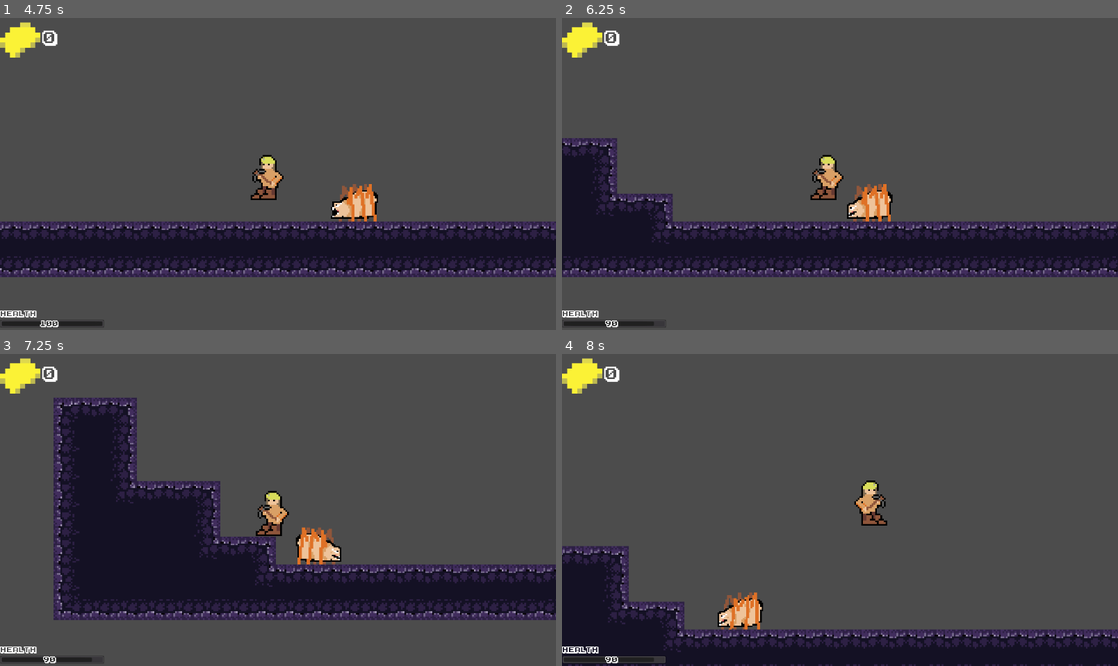
Above: before the commit, frames 1-4 (two rows, left to right).
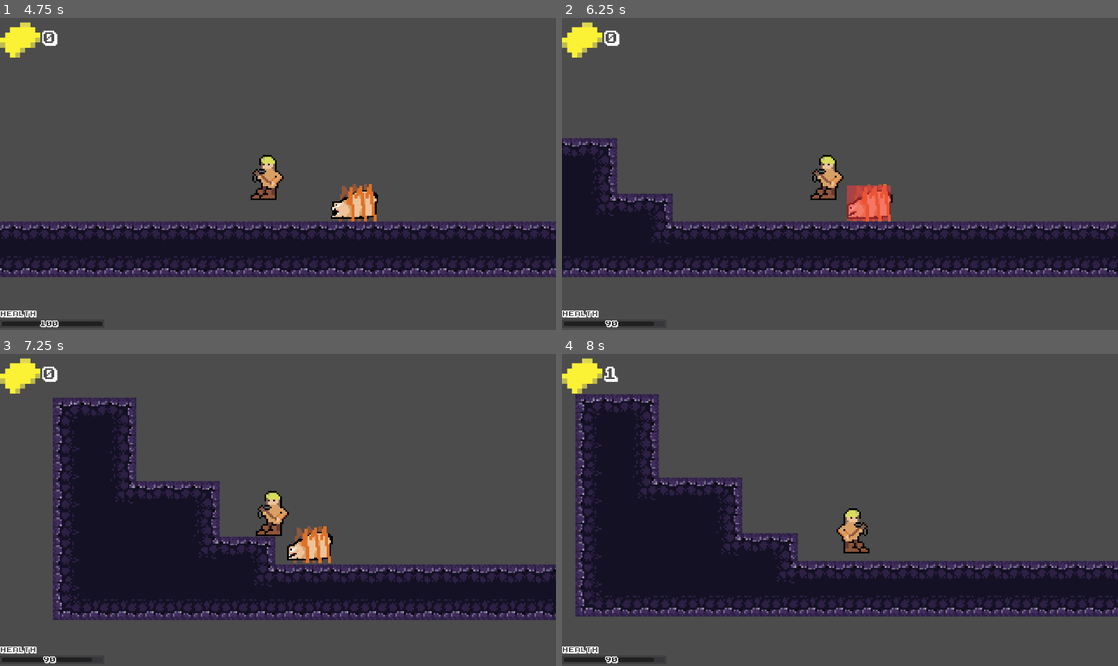
Above: after the commit, the same moments.

Repository: AuraDvin/MOAFB
Game: Godot game, scene res://Assets/Scenes/enemy_navigation.tscn
Same seed, same stepped clock (60 frames per second), same inputs: the game is played once before the commit and once after it. This scene is started directly instead of the project's main scene.
Inputs (mouse positions are in pixels of both pictures, inside the frame that each line leads up to):
- Up to frame 1 (4.75 s): tap Enter at 0.5 s; move the mouse to (400, 158) at 0.52 s; hold Space (mine, bound only before the commit) 0.53-1.28 s; hold D (move_right) 0.53-2.03 s; click (400, 158) at 0.67 s; tap W (move_up) at 0.77, 1.07, 1.52, 1.82, 2.3, 2.85, 3.02, 3.32, 3.77, 4.07, 4.52 s; tap Z at 0.8, 1.35, 3.8, 4.35 s; move the mouse to (166, 189) at 1.27 s; tap E at 1.55, 2.1, 4.55 s; move the mouse to (333, 105) at 2.02 s; hold A (move_left) 2.03-2.78 s; move the mouse to (250, 236) at 2.77 s; hold D (move_right) 2.78-4.28 s; click (250, 236) at 2.92 s; tap Space (mine, bound only before the commit) at 3.05 s; move the mouse to (444, 220) at 3.52 s; hold Space (mine, bound only before the commit) 3.53-4.28 s; tap M (action_Map, bound only after the commit) at 4.15 s; move the mouse to (111, 127) at 4.27 s; hold A (move_left) from 4.28 s (still down)
- Up to frame 2 (6.25 s): tap W (move_up) at 4.82, 5.3, 6.02 s; tap Escape at 4.9 s; move the mouse to (867, 174) at 5.02 s; release A (move_left) at 5.03 s; hold D (move_right) 5.03-5.78 s; tap J at 5.1 s; click (867, 174) at 5.17 s; move the mouse to (756, 96) at 5.77 s; hold A (move_left) from 5.78 s (still down); tap K at 5.85 s; tap Space (mine, bound only before the commit) at 6.05 s
- Up to frame 3 (7.25 s): keep holding A (move_left); tap W (move_up) at 6.32, 6.77, 7.07 s; move the mouse to (400, 494) at 6.52 s; tap E at 6.6 s; tap Z at 6.8 s
- Up to frame 4 (8 s): move the mouse to (728, 525) at 7.27 s; release A (move_left) at 7.28 s; hold D (move_right) from 7.28 s (still down); tap Space (mine, bound only before the commit) at 7.35 s; click (728, 525) at 7.42 s; tap W (move_up) at 7.52, 7.82 s; tap E at 7.55 s

Frame 1 is identical in both runs. In frame 2, 0.9% of the frame differs, in the area x 51-60%, y 53-66%; in frame 3, 2.1%; in frame 4, 43%, in the area x 0-100%, y 4-100%.

Commit message:
basic bug fixes and some optimizations

Diff:
--- a/Assets/Scenes/enemyTest.tscn
+++ /dev/null
@@ -1,26 +0,0 @@
-[gd_scene load_steps=4 format=2]
-
-[ext_resource path="res://Scripts/Enemy/enemy.tscn" type="PackedScene" id=1]
-[ext_resource path="res://Scripts/Player/Player.tscn" type="PackedScene" id=2]
-
-[sub_resource type="RectangleShape2D" id=1]
-extents = Vector2( 1000, 20 )
-
-[node name="EnemyTest" type="Node2D"]
-
-[node name="Player" parent="." instance=ExtResource( 2 )]
-position = Vector2( -1160, 125 )
-
-[node name="enemy" parent="." instance=ExtResource( 1 )]
-position = Vector2( 125, -305 )
-
-[node name="LevelCam" type="Camera2D" parent="."]
-position = Vector2( 8, 4 )
-current = true
-zoom = Vector2( 2.4, 2.4 )
-
-[node name="StaticBody2D" type="StaticBody2D" parent="."]
-position = Vector2( -329, 502 )
-
-[node name="CollisionShape2D" type="CollisionShape2D" parent="StaticBody2D"]
-shape = SubResource( 1 )
--- a/Assets/Scenes/enemy_navigation.tscn
+++ b/Assets/Scenes/enemy_navigation.tscn
@@ -1,12 +1,10 @@
-[gd_scene load_steps=5 format=2]
+[gd_scene load_steps=4 format=2]
 
 [ext_resource path="res://Scripts/Enemy/enemy.tscn" type="PackedScene" id=1]
 [ext_resource path="res://Scripts/Player/player.tscn" type="PackedScene" id=2]
 [ext_resource path="res://Assets/TileSet.tres" type="TileSet" id=3]
-[ext_resource path="res://Assets/Scenes/enemy_navigation.gd" type="Script" id=4]
 
-[node name="Node2D" type="Node2D"]
-script = ExtResource( 4 )
+[node name="Enemy navigation test" type="Node2D"]
 
 [node name="Player" parent="." instance=ExtResource( 2 )]
 position = Vector2( -827, 218 )
--- a/Assets/Scenes/mining.tscn
+++ b/Assets/Scenes/mining.tscn
@@ -18,38 +18,29 @@
 var door_texture = preload(\"res://Assets/door-Sheet.png\")
 
 onready var player = $Player
-onready var nav = $Navigation2D
+#onready var nav = $Navigation2D
 
-onready var map_cam = $Camera2D
-onready var map_cam_filter = $Camera2D/ColorRect
+onready var map_cam = $Player/MapCamera
+onready var map_cam_filter = $Player/MapCamera/MapFilter
 onready var player_cam = $Player/Camera2D
 onready var exit_door = load(\"res://Scripts/Door/door.tscn\")
 
 func _on_Timer_timeout():
-#	print(\"timer call\")
-#	get_tree().call_group(\"Enemy\", 'get_target_path', player.global_position)
 	return
 
-# TODO:
-# Player spawn on proper location
-# Enemy spawn on proper location
-
-
-
-
 func _input(_event):
-	if Input.is_action_just_released(\"Map\"):
+	if Input.is_action_just_released(\"action_Map\"):
 		map_cam.current = not map_cam.current
-		map_cam_filter.visible = not map_cam_filter.visible
+#		map_cam_filter.visible = not map_cam_filter.visible
 		if not map_cam.current:
 			player_cam.current = true
 
 
 func _ready():
-
 	var player_spawn = AutoLoad.spawnable_locations[0]
 	AutoLoad.spawnable_locations.remove(0)
 	spawn_player(player_spawn)
+	spawn_mob(player_spawn)
 	rng.randomize()
 
 	place_door()
@@ -105,18 +96,15 @@
 	get_tree().get_root().call_deferred(\"add_child\", door_instance)
 	door_instance.set_global_position(location)
 
-func _on_Area2D_body_entered(body):
-	var position = body.get_global_position()
-	position.y = -100
-	body.set_global_position(position)
+#func _on_Area2D_body_entered(body):
+#	var position = body.get_global_position()
+#	position.y = -100
+#	body.set_global_position(position)
 
 func _on_Player_left_level():
 	get_tree().get_root().get_node(\"Door\").queue_free()
 	get_tree().change_scene(\"res://Assets/Scenes/End Level.tscn\")
 "
-
-[sub_resource type="RectangleShape2D" id=3]
-extents = Vector2( 5453.13, 359 )
 
 [sub_resource type="ShaderMaterial" id=4]
 shader = ExtResource( 4 )
@@ -126,15 +114,40 @@
 shader_param/rf_switch_esque_blur = 0.571
 shader_param/white_noise_rate = 0.21
 
+[sub_resource type="RectangleShape2D" id=3]
+extents = Vector2( 5453.13, 359 )
+
 [node name="tempScene" type="Node2D"]
 script = SubResource( 2 )
 
 [node name="Player" parent="." instance=ExtResource( 1 )]
 
-[node name="Navigation2D" type="Navigation2D" parent="."]
+[node name="MapCamera" type="Camera2D" parent="Player"]
+light_mask = 3
+z_index = 2
+zoom = Vector2( 3, 3 )
+
+[node name="MapFilter" type="ColorRect" parent="Player/MapCamera"]
+visible = false
+light_mask = 2
+material = SubResource( 4 )
+margin_left = -6403.0
+margin_top = -3589.0
+margin_right = 6501.0
+margin_bottom = 3542.0
+
+[node name="Area2D" type="Area2D" parent="."]
+visible = false
+
+[node name="CollisionShape2D" type="CollisionShape2D" parent="Area2D"]
+position = Vector2( 162.875, 3198 )
+shape = SubResource( 3 )
+
+[node name="Timer" type="Timer" parent="."]
+autostart = true
+
+[node name="TileMap" type="TileMap" parent="." groups=["tilemap"]]
 scale = Vector2( 4, 4 )
-
-[node name="TileMap" type="TileMap" parent="Navigation2D" groups=["tilemap"]]
 z_index = 1
 tile_set = ExtResource( 2 )
 cell_size = Vector2( 16, 16 )
@@ -143,40 +156,16 @@
 bake_navigation = true
 format = 1
 
-[node name="caveGenerator" parent="Navigation2D/TileMap" instance=ExtResource( 3 )]
+[node name="caveGenerator" parent="TileMap" instance=ExtResource( 3 )]
 map_width = 200
 map_height = 200
 noise_treshold = 0.3
 
-[node name="Area2D" type="Area2D" parent="."]
-
-[node name="CollisionShape2D" type="CollisionShape2D" parent="Area2D"]
-position = Vector2( 162.875, 3198 )
-shape = SubResource( 3 )
-
-[node name="Timer" type="Timer" parent="."]
-autostart = true
-
-[node name="Camera2D" type="Camera2D" parent="."]
-light_mask = 3
-z_index = 2
-zoom = Vector2( 10, 10 )
-
-[node name="ColorRect" type="ColorRect" parent="Camera2D"]
-visible = false
-light_mask = 2
-material = SubResource( 4 )
-margin_left = -6403.0
-margin_top = -3589.0
-margin_right = 6501.0
-margin_bottom = 3542.0
-
-[connection signal="clear_area_around_player_spawn" from="." to="Navigation2D/TileMap/caveGenerator" method="_on_tempScene_clear_area_around_player_spawn"]
-[connection signal="cursor_visibility" from="Player" to="Navigation2D/TileMap/caveGenerator" method="_on_Player_cursor_visibility"]
+[connection signal="clear_area_around_player_spawn" from="." to="TileMap/caveGenerator" method="_on_tempScene_clear_area_around_player_spawn"]
+[connection signal="cursor_visibility" from="Player" to="TileMap/caveGenerator" method="_on_Player_cursor_visibility"]
 [connection signal="left_level" from="Player" to="." method="_on_Player_left_level"]
-[connection signal="mine_block" from="Player" to="Navigation2D/TileMap/caveGenerator" method="_on_Player_mine_block"]
-[connection signal="move_smart_cursor" from="Player" to="Navigation2D/TileMap/caveGenerator" method="_on_Player_move_smart_cursor"]
-[connection signal="finished_generating" from="Navigation2D/TileMap/caveGenerator" to="." method="_on_caveGenerator_finished_generating"]
-[connection signal="new_world_position_of_smart_cursor" from="Navigation2D/TileMap/caveGenerator" to="Player" method="_on_caveGenerator_new_world_position_of_smart_cursor"]
+[connection signal="mine_block" from="Player" to="TileMap/caveGenerator" method="_on_Player_mine_block"]
+[connection signal="move_smart_cursor" from="Player" to="TileMap/caveGenerator" method="_on_Player_move_smart_cursor"]
 [connection signal="body_entered" from="Area2D" to="." method="_on_Area2D_body_entered"]
 [connection signal="timeout" from="Timer" to="." method="_on_Timer_timeout"]
+[connection signal="new_world_position_of_smart_cursor" from="TileMap/caveGenerator" to="Player" method="_on_caveGenerator_new_world_position_of_smart_cursor"]
--- /dev/null
+++ b/Assets/Scenes/settings.gd
@@ -0,0 +1,132 @@
+extends Control
+
+onready var menu = $CanvasLayer/Menu
+onready var busy_screen = $CanvasLayer/PressButtonScreen
+
+const main_menu = "res://Assets/Scenes/Main_Menu_scene.tscn"
+const settings_menu = "res://Assets/Scenes/settings.tscn"
+
+var handle_input = false
+var focused_action = null
+var max_lenght = 0
+
+var inputs = [
+	"move_up",
+	"move_left",
+	"move_right",
+	"action_mine",
+	"action_Map"
+]
+
+func _ready():
+#	for i in inputs:
+#		if max_lenght < i.length():
+#			max_lenght = i.length()
+
+	for i in InputMap.get_actions():
+		if inputs.has(i):
+#			print(i)
+			var object = HBoxContainer.new()
+			var label = Label.new()
+			var key = Label.new()
+			var button = Button.new()
+
+			key.text = char(InputMap.get_action_list(i)[0].scancode)
+			if key.text == " ":
+				key.text = "Space"
+			key.rect_min_size.x = 70
+			key.rect_min_size.y = 24
+
+			label.text = i.replace("action", "").replace("_", " ").capitalize()
+			label.rect_min_size.x = 122
+			label.rect_min_size.y = 24
+
+			button.text = "Change"
+			button.rect_size.x = 122
+			button.rect_size.y = 24
+			button.connect("pressed", self, "test", [i, key.text, button])
+
+			object.add_child(label)
+			object.add_child(key)
+			object.add_child(button)
+			object.add_constant_override("separation", 100)
+
+			object.name = i
+
+			key.name = i + "_key"
+			label.name = i + "_label"
+			button.name = i + "_button"
+			menu.add_child(object)
+
+	for i in menu.get_children():
+		menu.move_child(i, inputs.find(i.name))
+
+func test(_text, keycode, button):
+	button.release_focus()
+	focused_action = button.get_parent()
+#	print(text, " ", keycode)
+	busy_screen.visible = true
+	handle_input = true
+
+
+func _input(event):
+	if not event is InputEventKey or not handle_input:
+		return
+
+#	print("moment")
+	var action = focused_action.name if not focused_action == null else ""
+
+#	print(action)
+
+	var character = event.scancode
+	if (character < KEY_A or character > KEY_Z) and (character != KEY_SPACE):
+#		print_debug(character, " ", char(character))
+		if character == KEY_ESCAPE:
+			handle_input = false
+			busy_screen.visible = false
+#			print("no action")
+#			print()
+			focused_action = null
+			return
+		else:
+			character = "invalid"
+	else:
+		if character != KEY_SPACE:
+			character = char(character)
+		else:
+			character = "Space"
+
+#	print(character)
+#	print()
+
+	if character == "invalid":
+#		print_debug("character is invalid")
+		return
+
+	for i in focused_action.get_children():
+		var object_thing = i.name.get_slice("_", 2)
+		if not object_thing == "key":
+			continue
+#		print(object_thing, " from: ", i.text, " to: ", character)
+
+		if i.text == character:
+			return
+
+		var string = i.name.get_slice("_", 0) + "_" + i.name.get_slice("_", 1)
+		var ev = InputEventKey.new()
+		ev.pressed = true
+		ev.set_scancode(event.scancode)
+
+#		print_debug(string)
+
+		InputMap.action_erase_events(string)
+		InputMap.action_add_event(string, ev)
+
+#		print_debug("reload")
+		get_tree().change_scene(settings_menu)
+
+	handle_input = false
+	busy_screen.visible = false
+
+func _on_Return_pressed():
+	get_tree().change_scene(main_menu)
--- /dev/null
+++ b/Assets/Scenes/settings.tscn
@@ -0,0 +1,86 @@
+[gd_scene load_steps=7 format=2]
+
+[ext_resource path="res://Assets/Scenes/settings.gd" type="Script" id=1]
+[ext_resource path="res://Scripts/Menu/MenuTheme.tres" type="Theme" id=2]
+[ext_resource path="res://Scripts/Menu/ka1.ttf" type="DynamicFontData" id=3]
+
+[sub_resource type="DynamicFont" id=1]
+size = 128
+font_data = ExtResource( 3 )
+
+[sub_resource type="DynamicFont" id=3]
+size = 81
+use_filter = true
+font_data = ExtResource( 3 )
+
+[sub_resource type="DynamicFont" id=2]
+size = 64
+use_filter = true
+font_data = ExtResource( 3 )
+
+[node name="settings" type="Control"]
+anchor_right = 1.0
+anchor_bottom = 1.0
+theme = ExtResource( 2 )
+script = ExtResource( 1 )
+
+[node name="ColorRect" type="ColorRect" parent="."]
+anchor_right = 1.0
+anchor_bottom = 1.0
+rect_min_size = Vector2( 1280, 720 )
+color = Color( 0.277667, 0.153, 0.34, 1 )
+
+[node name="Title" type="Label" parent="."]
+anchor_left = 0.5
+anchor_right = 0.5
+margin_left = -407.5
+margin_right = 407.5
+margin_bottom = 144.0
+custom_fonts/font = SubResource( 1 )
+text = "SETTINGS"
+uppercase = true
+
+[node name="CanvasLayer" type="CanvasLayer" parent="."]
+
+[node name="Menu" type="VBoxContainer" parent="CanvasLayer"]
+anchor_left = 0.5
+anchor_top = 0.5
+anchor_right = 0.5
+anchor_bottom = 0.5
+margin_left = -295.0
+margin_top = -89.0
+margin_right = 295.0
+margin_bottom = 277.0
+theme = ExtResource( 2 )
+
+[node name="PressButtonScreen" type="ColorRect" parent="CanvasLayer"]
+visible = false
+margin_right = 1283.0
+margin_bottom = 718.0
+color = Color( 0.0823529, 0.0235294, 0.105882, 0.815686 )
+
+[node name="Label" type="Label" parent="CanvasLayer/PressButtonScreen"]
+anchor_left = 0.5
+anchor_top = 0.5
+anchor_right = 0.5
+anchor_bottom = 0.5
+margin_left = -439.0
+margin_top = -60.0
+margin_right = 439.0
+margin_bottom = 60.0
+theme = ExtResource( 2 )
+custom_fonts/font = SubResource( 3 )
+text = "PRESS A KEY NOW"
+
+[node name="Return" type="Button" parent="."]
+anchor_left = 0.5
+anchor_top = 1.0
+anchor_right = 0.5
+anchor_bottom = 1.0
+margin_left = -221.5
+margin_top = -117.0
+margin_right = 221.5
+custom_fonts/font = SubResource( 2 )
+text = "Go back"
+
+[connection signal="pressed" from="Return" to="." method="_on_Return_pressed"]
--- a/Scripts/CaveGeneration/caveGenerator.gd
+++ b/Scripts/CaveGeneration/caveGenerator.gd
@@ -1,6 +1,6 @@
 extends Node
 
-signal finished_generating
+#signal finished_generating
 signal new_world_position_of_smart_cursor (new_position_of_cursor)
 #signal moment(x,y)
 
@@ -133,7 +133,7 @@
 	# 		gold_ore_moment.set_global_position(global)
 	# 		get_tree().get_root().call_deferred("add_child", gold_ore_moment)
 	# print_debug(moments)
-	emit_signal("finished_generating")
+#	emit_signal("finished_generating")
 
 # var moments = []
 
--- a/Scripts/Enemy/enemy.gd
+++ b/Scripts/Enemy/enemy.gd
@@ -1,6 +1,7 @@
 extends KinematicBody2D
 
 signal dealDamage(value)
+signal enemy_died
 
 const UP = Vector2(0, -1)
 const GRAVITY = 600.00
@@ -21,6 +22,7 @@
 var playerless = false
 var actual_position
 var climbing = false
+var health = 100
 
 onready var level_name = get_tree().get_current_scene().get_name()
 onready var player = get_tree().get_root().get_node_or_null("./" + level_name + "/Player")
@@ -33,6 +35,7 @@
 #	set_process(false)
 	actual_position = position
 	animation.play("walk")
+	player.connect("deal_damage_to_enemy", self, "take_damage")
 	#TODO: Navigation setup
 #
 func _process(_delta):
@@ -69,6 +72,7 @@
 			playerless = true
 		return
 
+#	if not climbing:
 	move_man += make_path()
 
 	if position_old == Vector2(0, 0):
@@ -83,10 +87,11 @@
 		move_man += applyGravity(delta)
 #		pass
 #	if move_man.x > 0 and position_old.x < 0 or move_man.x < 0 and position_old.x > 0 :
-	if not climbing and sign(move_man.x) != sign(position_old.x):
+#	if not climbing and sign(move_man.x) != sign(position_old.x):
+	if sign(move_man.x) != sign(position_old.x):
 		self.scale.x *= -1
-	elif climbing:
-		move_man.x *= sign(position_old.x)
+#	elif climbing:
+#		move_man.x *= sign(position_old.x)
 	position_old = move_man
 	move_man = move_and_slide(move_man, UP)
 
@@ -119,6 +124,16 @@
 		falling.y = MAXFALLSPD
 	return falling
 
+func take_damage(value):
+	health -= value
+#	print(health)
+	if health <= 0:
+		emit_signal("enemy_died")
+		self.queue_free()
+	$GotHit.visible = true
+	$GotHit/HideGotHit.start()
+
+
 
 func detect_wall():
 	return (wall_detect.is_colliding() and wall_detect.get_collider().is_in_group('tilemap'))
@@ -150,7 +165,7 @@
 	if not body.is_in_group('player'):
 #		$playerCollision.call_deferred('monitoring', false)
 		return
-	print_debug('this is a test :D')
+#	print_debug('this is a test :D')
 	hit()
 #
 #func _on_stopMoving_timeout():
@@ -174,7 +189,7 @@
 	$WaitBeforeHit.start()
 	$playerHitter.call_deferred('set_monitoring', false)
 	animation.play("walk")
-	print_debug("Dealt damage to player ... me thinks")
+#	print_debug("Dealt damage to player ... me thinks")
 
 func _on_WaitBeforeHit_timeout():
 	$playerCollision.call_deferred('set_monitoring', true)
@@ -242,3 +257,13 @@
 #	$AnimatedSprite.play("walk")
 
 # returns true if player is close enough
+
+
+
+
+
+
+
+
+func _on_HideGotHit_timeout():
+	$GotHit.visible = false
--- a/Scripts/Enemy/enemy.tscn
+++ b/Scripts/Enemy/enemy.tscn
@@ -157,15 +157,28 @@
 wait_time = 2.0
 one_shot = true
 
-[node name="wall" type="RayCast2D" parent="." groups=["Enemy"]]
+[node name="wall" type="RayCast2D" parent="."]
 position = Vector2( -44, 72 )
 rotation = 1.5708
 enabled = true
 
 [node name="NavigationAgent2D" type="NavigationAgent2D" parent="."]
 
+[node name="GotHit" type="ColorRect" parent="."]
+visible = false
+margin_left = -58.0
+margin_top = -11.0
+margin_right = 43.0
+margin_bottom = 71.0
+color = Color( 0.968627, 0.239216, 0.239216, 0.560784 )
+
+[node name="HideGotHit" type="Timer" parent="GotHit"]
+wait_time = 0.2
+one_shot = true
+
 [connection signal="body_entered" from="playerCollision" to="." method="_on_playerCollision_body_entered"]
 [connection signal="body_entered" from="playerHitter" to="." method="_on_playerHitter_body_entered"]
 [connection signal="timeout" from="stopMoving" to="." method="_on_stopMoving_timeout"]
 [connection signal="timeout" from="hit" to="." method="_on_hit_timeout"]
 [connection signal="timeout" from="WaitBeforeHit" to="." method="_on_WaitBeforeHit_timeout"]
+[connection signal="timeout" from="GotHit/HideGotHit" to="." method="_on_HideGotHit_timeout"]
--- a/Scripts/Menu/Menu.gd
+++ b/Scripts/Menu/Menu.gd
@@ -42,11 +42,13 @@
 	get_tree().quit()
 
 func _on_Options_Button_pressed():
-	$Main.visible = false
-	$GameTitle.visible = false
-	$Main/CanvasLayer.visible = false
-	$Options.visible = true
-	emit_signal("go_to_options")
+	get_tree().change_scene("res://Assets/Scenes/settings.tscn")
+	pass
+#	$Main.visible = false
+#	$GameTitle.visible = false
+#	$Main/CanvasLayer.visible = false
+#	$Options.visible = true
+#	emit_signal("go_to_options")
 
 func _on_BackToMenu_pressed():
 	$Options.visible = false
--- a/Scripts/Player/Player.gd
+++ b/Scripts/Player/Player.gd
@@ -5,6 +5,7 @@
 signal move_smart_cursor(position, normal)
 signal cursor_visibility(yes)
 signal left_level
+signal deal_damage_to_enemy(value)
 
 const UP: Vector2 = Vector2(0, -1)
 const GRAVITY: int = 30
@@ -20,6 +21,7 @@
 var minerPoint = Vector2()
 var minerNormal = Vector2()
 var can_leave = false
+var can_hit = true
 # debug
 #var debug_sprite = preload("res://icon.png")
 
@@ -29,8 +31,15 @@
 onready var block_mining_timer = $MineBlock
 onready var smart_cursor_UI_label = $Camera2D/UI/HUD/smart_cursor_position
 onready var gold_counter_label = $Camera2D/UI/HUD/Gold_HUD/Gold_inventory
+onready var hit_timer = $HitMoment
+onready var hit_area = $hitArea
+
 
 func _ready():
+	for member in get_tree().get_nodes_in_group("Enemy"):
+#		print_debug(member)
+		member.connect("enemy_died", self, "_on_get_kill")
+
 	mySprite.play("default")
 	emit_signal("health_change", health)
 	var _returns_from_connect = AutoLoad.connect("addedGold", self, "_on_Gold_updated")
@@ -73,7 +82,9 @@
 			emit_signal("move_smart_cursor", tile_location, normal)
 	elif mySprite.animation != "mineStone":
 		emit_signal("cursor_visibility", false)
-	if Input.is_action_just_pressed("mine"):
+	if Input.is_action_just_pressed("action_mine"):
+		hit_area.monitoring = true
+		hit_area.visible = true
 		mySprite.play("mineStone")
 		if $miner.is_colliding() and $miner.get_collider().is_in_group('tilemap'):
 			var point = $miner.get_collision_point()
@@ -82,8 +93,13 @@
 				block_mining_timer.start()
 				minerPoint = Vector2(point.x, point.y)
 				minerNormal = normal
-	elif not Input.is_action_pressed("mine") and mySprite.animation != "run":
+	elif not Input.is_action_pressed("action_mine") and mySprite.animation != "run":
 		mySprite.play("default")
+
+	if not Input.is_action_pressed("action_mine"):
+		hit_area.monitoring = false
+		hit_area.visible = false
+
 	if Input.is_action_just_released("move_up"):
 		jumpCut()
 
@@ -189,3 +205,19 @@
 func die_on_level():
 	emit_signal("left_level")
 	queue_free()
+
+
+func _on_HitMoment_timeout():
+	can_hit = true
+
+func _on_hitArea_body_entered(body):
+	if not body.is_in_group("Enemy") or not can_hit:
+		return
+#	print("opa moment :D")
+#	body.take_damage(50)
+	emit_signal("deal_damage_to_enemy", 60)
+	hit_timer.start()
+	can_hit = false
+
+func _on_get_kill():
+	AutoLoad.addGold()
--- a/Scripts/Player/player.tscn
+++ b/Scripts/Player/player.tscn
@@ -199,6 +199,12 @@
 "speed": 10.0
 } ]
 
+[sub_resource type="RectangleShape2D" id=75]
+extents = Vector2( 66, 50.25 )
+
+[sub_resource type="RectangleShape2D" id=76]
+extents = Vector2( 112.5, 32.625 )
+
 [sub_resource type="RectangleShape2D" id=7]
 extents = Vector2( 44.5, 10 )
 
@@ -227,6 +233,23 @@
 [node name="shootDelay" type="Timer" parent="."]
 wait_time = 0.42
 
+[node name="hitArea" type="Area2D" parent="."]
+visible = false
+monitoring = false
+monitorable = false
+
+[node name="hitShape" type="CollisionShape2D" parent="hitArea"]
+position = Vector2( 100, 18.75 )
+shape = SubResource( 75 )
+
+[node name="hitShape2" type="CollisionShape2D" parent="hitArea"]
+position = Vector2( -100, 18.75 )
+shape = SubResource( 75 )
+
+[node name="hitShape3" type="CollisionShape2D" parent="hitArea"]
+position = Vector2( -0.5, -63.375 )
+shape = SubResource( 76 )
+
 [node name="stompArea" type="Area2D" parent="."]
 visible = false
 
@@ -249,7 +272,6 @@
 smoothing_speed = 10.0
 
 [node name="UI" type="Node2D" parent="Camera2D"]
-visible = false
 z_index = 4
 
 [node name="HUD" type="CanvasLayer" parent="Camera2D/UI"]
@@ -310,6 +332,12 @@
 wait_time = 1.2
 one_shot = true
 
+[node name="HitMoment" type="Timer" parent="."]
+wait_time = 0.2
+one_shot = true
+
 [connection signal="health_change" from="." to="Camera2D/UI/HUD/Health_HUD/HealthBar" method="_on_Player_health_change"]
 [connection signal="timeout" from="shootDelay" to="." method="_on_shootDelay_timeout"]
+[connection signal="body_entered" from="hitArea" to="." method="_on_hitArea_body_entered"]
 [connection signal="timeout" from="MineBlock" to="." method="_on_MineBlock_timeout"]
+[connection signal="timeout" from="HitMoment" to="." method="_on_HitMoment_timeout"]
--- a/project.godot
+++ b/project.godot
@@ -61,12 +61,12 @@
 "events": [ Object(InputEventKey,"resource_local_to_scene":false,"resource_name":"","device":0,"alt":false,"shift":false,"control":false,"meta":false,"command":false,"pressed":false,"scancode":87,"physical_scancode":0,"unicode":0,"echo":false,"script":null)
  ]
 }
-mine={
+action_mine={
 "deadzone": 0.5,
 "events": [ Object(InputEventKey,"resource_local_to_scene":false,"resource_name":"","device":0,"alt":false,"shift":false,"control":false,"meta":false,"command":false,"pressed":false,"scancode":32,"physical_scancode":0,"unicode":0,"echo":false,"script":null)
  ]
 }
-Map={
+action_Map={
 "deadzone": 0.5,
 "events": [ Object(InputEventKey,"resource_local_to_scene":false,"resource_name":"","device":0,"alt":false,"shift":false,"control":false,"meta":false,"command":false,"pressed":false,"scancode":77,"physical_scancode":0,"unicode":0,"echo":false,"script":null)
  ]
Not shown: 1 places in Scripts/Player/player.tscn that only renumber resources
